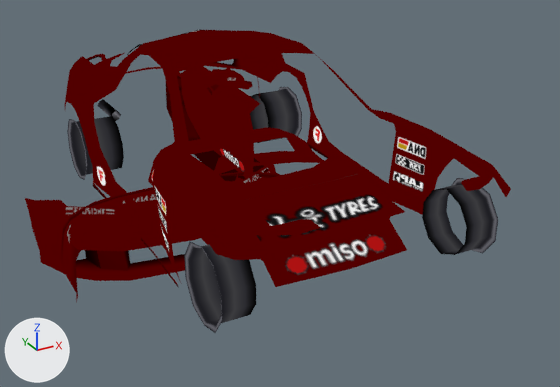
The glTF model site/public/burnout-legends-psp/models/car-SPRT_Car4.glb: old version first, new version second.
Before and after are seen from a 50 mm camera at (-2.25, -4.54, 2.08) aimed at (0.06, -0.34, -0.02). Every picture has the same lights, and +X, +Y and +Z are marked at lower left. The older version comes first. Vertices at exactly the same position are counted once.

Before the edit, the objects in view are built like this:
```python
me_sprt_car4 = bpy.data.meshes.new('SPRT_Car4')
me_sprt_car4.from_pydata(...)  # 725 vertices, 978 faces; spans x -1.46..0.93, y -1.7..2.07, z -0.51..0.92
me_sprt_car4.materials.append(mat_material_0)
me_sprt_car4.materials.append(mat_material_1)
me_sprt_car4.materials.append(mat_material_2)
me_sprt_car4.materials.append(mat_material_3)
me_sprt_car4.materials.append(mat_material_4)
me_sprt_car4.materials.append(mat_material_5)
me_sprt_car4.materials.append(mat_material_6)
me_sprt_car4.materials.append(mat_material_7)
me_sprt_car4.materials.append(mat_material_8)
me_sprt_car4.materials.append(mat_material_9)
me_sprt_car4.materials.append(mat_material_10)
ob_sprt_car4 = bpy.data.objects.new('SPRT_Car4', me_sprt_car4)
ob_sprt_car4.location = (0.0, 0.0, 0.0)
```
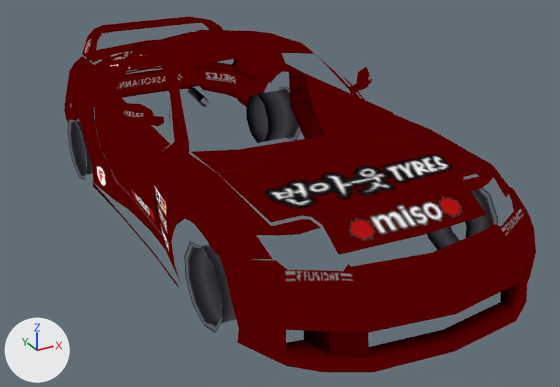
What differs and where, as boxes [x1, y1, x2, y2] in the pictures (560 x 387 px; the box of a moved part takes in the faces that stretch with it):
'SPRT_Car4', reshaped (17% taller)
    before: [25, 30, 511, 333]
    after: [64, 16, 536, 372]
part 1 of me_sprt_car4, moved or reshaped
    before: [207, 67, 231, 95]
    after: [349, 67, 372, 94]
part 2 of me_sprt_car4, moved or reshaped
    before: [210, 69, 253, 90]
    after: [116, 103, 164, 126]
part 3 of me_sprt_car4, moved or reshaped
    before: [25, 152, 276, 281]
    after: [219, 187, 536, 372]
part 4 of me_sprt_car4, moved or reshaped
    before: [60, 172, 280, 303]
    after: [64, 66, 269, 122]
part 5 of me_sprt_car4, moved or reshaped
    before: [184, 158, 407, 287]
    after: [191, 117, 487, 255]
part 6 of me_sprt_car4, moved or reshaped
    before: [148, 127, 324, 187]
    after: [82, 16, 223, 71]
part 7 of me_sprt_car4, added (red)
    after: [289, 67, 393, 139]
part 8 of me_sprt_car4, added (red)
    after: [94, 91, 183, 234]
part 9 of me_sprt_car4, deleted (red)
    before: [165, 65, 268, 182]

What changed in the scene script:
```text
Change me_sprt_car4:
    used by ob_sprt_car4; location = (0.0, 0.0, 0.0)
    remove me_sprt_car4.from_pydata(...)  # 725 vertices, 978 faces; spans x -1.46..0.93, y -1.7..2.07, z -0.51..0.92
    add me_sprt_car4.from_pydata(...)  # 728 vertices, 978 faces; spans x -0.93..0.93, y -2.21..2.1, z -0.24..0.92
    me_sprt_car4 part 1: the loose piece of 19 vertices spanning x -0.18..0.07, y 0.22..0.42, z 0.53..0.68 is moved by (0.86, -0.46, 0.0)
    me_sprt_car4 part 2: the loose piece of 19 vertices spanning x -0.09..0.16, y 0.22..0.42, z 0.53..0.68 is moved by (-0.84, -0.46, 0.0)
    me_sprt_car4 part 3: the loose piece of 91 vertices spanning x -1.46..0.37, y -0.31..0.4, z -0.51..0.02 is moved by (0.55, -1.9, 0.32)
    me_sprt_car4 part 4: the loose piece of 73 vertices spanning x -1.46..0.37, y -0.49..0.2, z -0.4..0.0 is moved by (0.55, 1.9, 0.28)
    me_sprt_car4 part 5: the loose piece of 24 vertices spanning x -0.68..0.68, y -1.28..0.02, z -0.15..0.04 is moved by (0.0, -0.62, 0.5)
    me_sprt_car4 part 6: the loose piece of 62 vertices spanning x -0.66..0.66, y -0.09..0.51, z -0.27..0.16 is moved by (0.0, 1.46, 0.6)
    me_sprt_car4 part 7: a new loose piece of 18 vertices spanning x 0.62..0.88, y -0.5..0.71, z -0.05..0.7, in mat_material_1
    me_sprt_car4 part 8: a new loose piece of 18 vertices spanning x -0.88..-0.62, y -0.5..0.71, z -0.05..0.7, in mat_material_2
    me_sprt_car4 part 9: the loose piece of 33 vertices spanning x -0.24..0.22, y -0.04..1.17, z -0.05..0.7 is deleted
```
